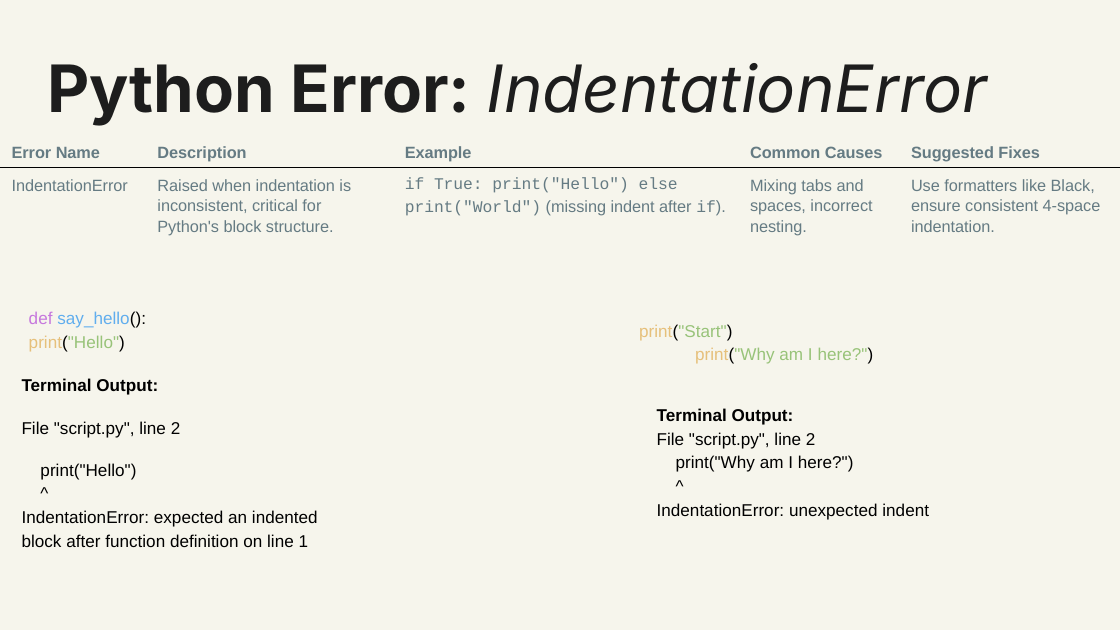
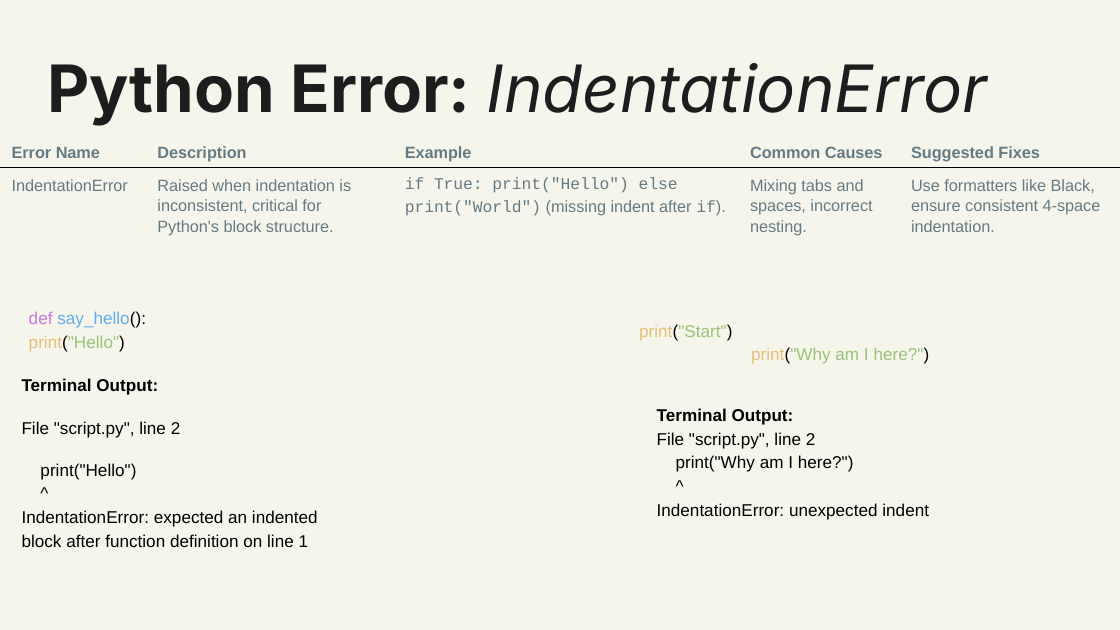
Before and after one commit to williammunnich/BDPA-Class-2025, a slide deck: slide 3 of day4/day4.pptx. Drawn at 1120x630 pixels with LibreOffice and Linux fonts; fonts in the diff are those of the drawing. Boxes give left, top, right and bottom in pixels: in the first picture for what was removed or moved away, otherwise in the second. Text is boxed around its words. In the diff, an @@ line names an element or a change of style, - is before the commit and + after.

```diff
--- a/day4/day4.pptx
+++ b/day4/day4.pptx
@@ table resized from (x1=0, y1=136, x2=1120, y2=503) to (x1=0, y1=136, x2=1120, y2=248) @@
@@ text at (x1=751, y1=347, x2=930, y2=364): indent changed @@
```
Also in this commit, not shown: 10 other slides changed.
